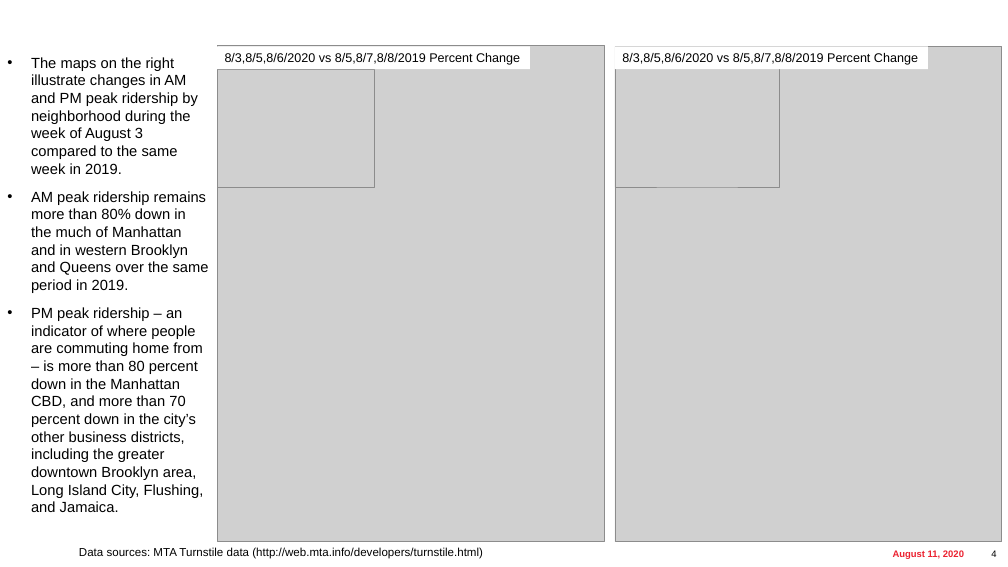
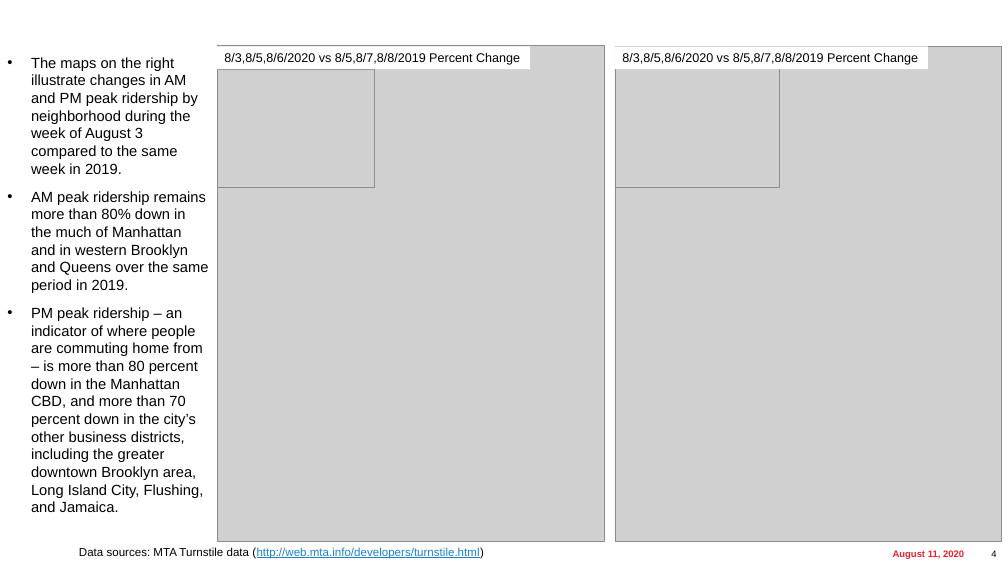
Before and after one commit to mayijun1203/MLGH, a slide deck: slide 4 of htmlslide/s/test.odp. Drawn at 1008x567 pixels with LibreOffice and Linux fonts; fonts in the diff are those of the drawing; grey boxes stand for pictures; background and template pictures are left out. Boxes give left, top, right and bottom in pixels: in the first picture for what was removed or moved away, otherwise in the second. Text is boxed around its words. In the diff, an @@ line names an element or a change of style, - is before the commit and + after.

```diff
--- a/htmlslide/s/test.odp
+++ b/htmlslide/s/test.odp
@@ text at (31,57,198,174): less space between paragraphs @@
@@ text "Data sources: MTA Turnstile data ...": place and size @@
-text "Data sources: MTA Turnstile data ..." at (72,541,576,563)
+text "Data sources: MTA Turnstile data ..." at (79,547,484,559)
@@ text "Data sources: MTA Turnstile data ..." at (79,547,484,559): text colour #000000 to #1B83CB, underline on in "(http://web.mta.info/developers/turnstile.html)" @@
```
Also in this commit, not shown: 3 other slides changed.
